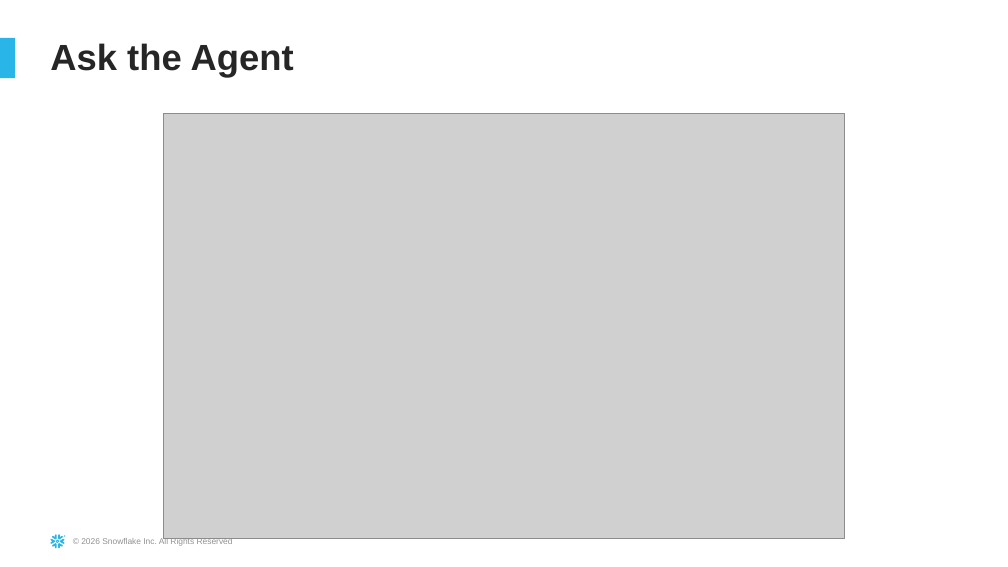
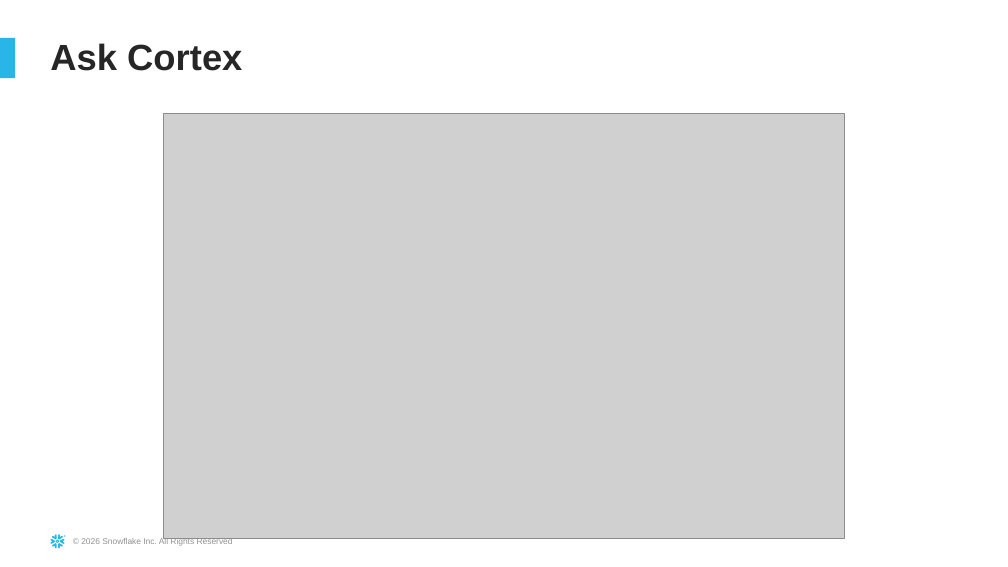
Before and after one commit to sfc-gh-dfreriks/sap-bdc-spend-360, a slide deck: slide 10 of docs/SAP_Spend_360_Demo_Guide.pptx. Drawn at 1008x567 pixels with LibreOffice and Linux fonts; fonts in the diff are those of the drawing; grey boxes stand for pictures. Boxes give left, top, right and bottom in pixels: in the first picture for what was removed or moved away, otherwise in the second. Text is boxed around its words. In the diff, an @@ line names an element or a change of style, - is before the commit and + after.

Commit message:
Regenerate presales docs for new nav; fix kit tooling
Rebuild the docx/pptx outputs and screenshots for the Ask Cortex first /
Executive Dashboard layout, and fix kit generators that still read the removed
analyst page or the old first-page assumption.

Generated with [Snowflake CoCo](https://docs.snowflake.com/en/user-guide/cortex-code/cortex-code)

```diff
--- a/docs/SAP_Spend_360_Demo_Guide.pptx
+++ b/docs/SAP_Spend_360_Demo_Guide.pptx
@@ title at (50,43,242,71): text changed @@
-Ask the Agent
+Ask Cortex
```
Also in this commit, not shown: 3 other slides changed, 3 other files.
